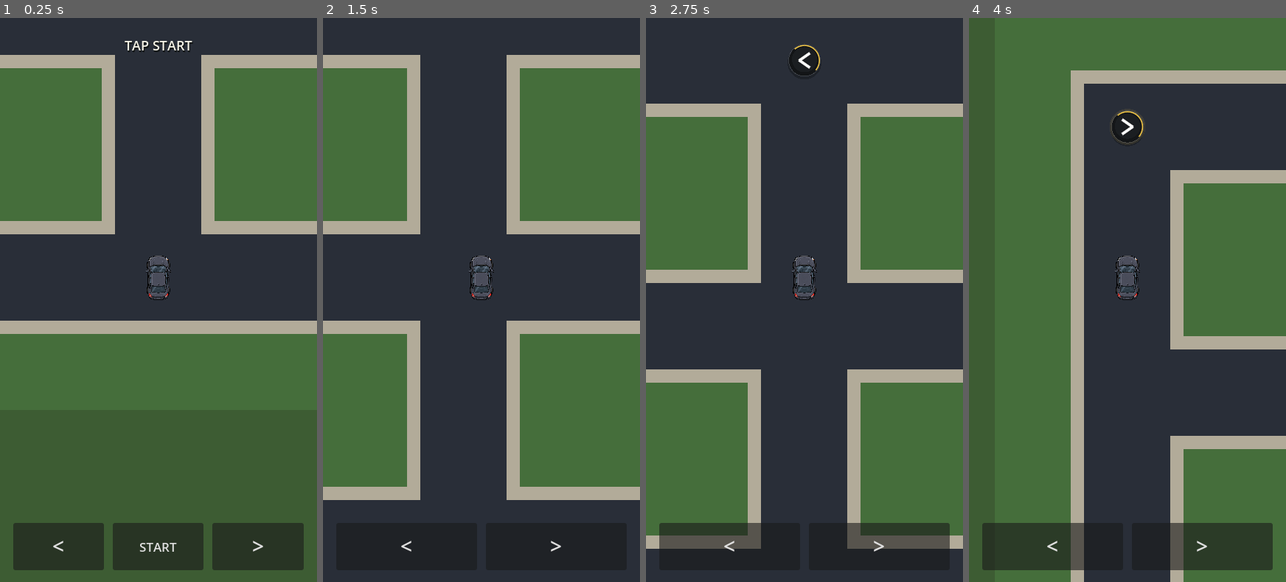
Above: before the commit, frames 1-4 (left to right).
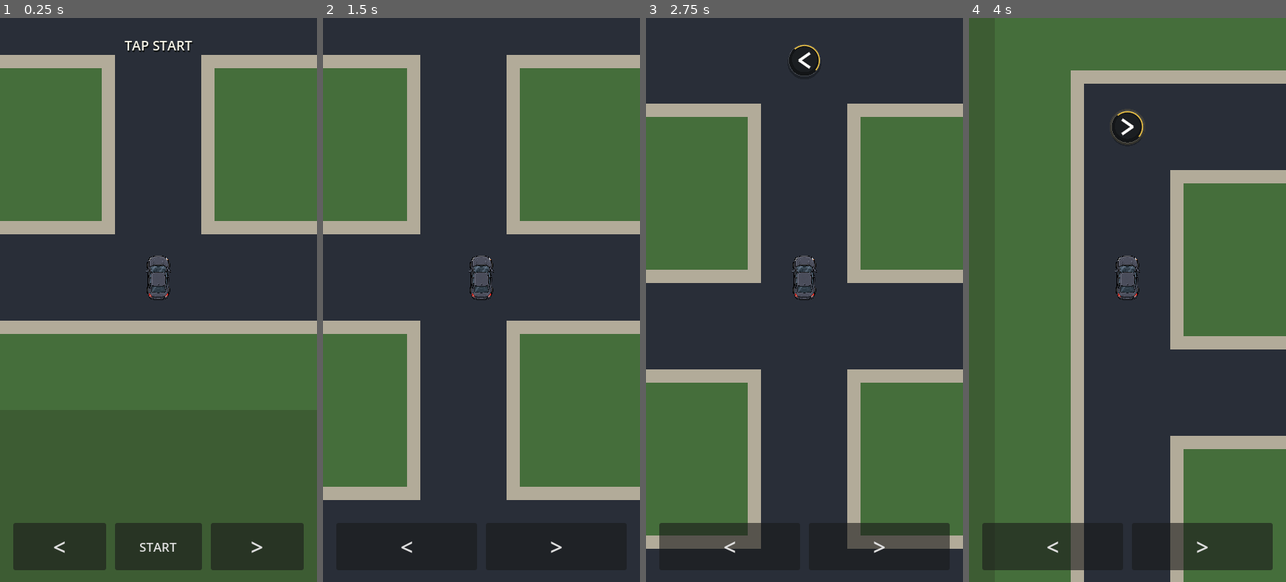
Above: after the commit, the same moments.

Repository: patrickcallahancomedy/comedian
Game: Godot game, scene res://scenes/drive/drive_module.tscn
The game is run twice, just before and just after one commit, with the same random seed, the same clock (stepped at 60 frames per second) and the same inputs.
Inputs (mouse positions are in pixels of both pictures, inside the frame that each line leads up to):
- Up to frame 1 (0.25 s): no input
- Up to frame 2 (1.5 s): click "START" at 0.5 s; tap Enter (ui_accept) at 1.25 s; move the mouse to (551, 271) at 1.27 s; hold Right from 1.28 s (still down); tap Space at 1.35 s; click (551, 271) at 1.42 s
- Up to frame 3 (2.75 s): tap Enter (ui_accept) at 1.52 s; release Right at 2 s; drag from (741, 328) to (788, 412) at 2.02 s
- Up to frame 4 (4 s): move the mouse to (1159, 175) at 2.77 s; hold Right 2.78-3.5 s; tap Space at 2.85 s; drag from (1111, 412) to (1032, 215) at 3.52 s

The runs differ from the first frame. In frame 1, 0.3% of the frame differs, in the area x 16-84%, y 89-98%; in frame 2, less than 0.1%; in frame 3, less than 0.1%; in frame 4, less than 0.1%.

Commit message:
Slightly enlarge driving turn buttons

Diff:
--- a/godot/scenes/drive/drive_module.tscn
+++ b/godot/scenes/drive/drive_module.tscn
@@ -104,10 +104,10 @@
 theme_override_constants/separation = 12
 
 [node name="LeftButton" type="Button" parent="TouchControls" unique_id=1378762602]
-custom_minimum_size = Vector2(118, 64)
+custom_minimum_size = Vector2(126, 64)
 layout_mode = 2
 size_flags_horizontal = 3
-theme_override_font_sizes/font_size = 28
+theme_override_font_sizes/font_size = 30
 text = "<"
 
 [node name="ForwardButton" type="Button" parent="TouchControls" unique_id=2034903650]
@@ -118,10 +118,10 @@
 text = "START"
 
 [node name="RightButton" type="Button" parent="TouchControls" unique_id=727376704]
-custom_minimum_size = Vector2(118, 64)
+custom_minimum_size = Vector2(126, 64)
 layout_mode = 2
 size_flags_horizontal = 3
-theme_override_font_sizes/font_size = 28
+theme_override_font_sizes/font_size = 30
 text = ">"
 
 [node name="Arrival" type="PanelContainer" parent="." unique_id=1109936761]
